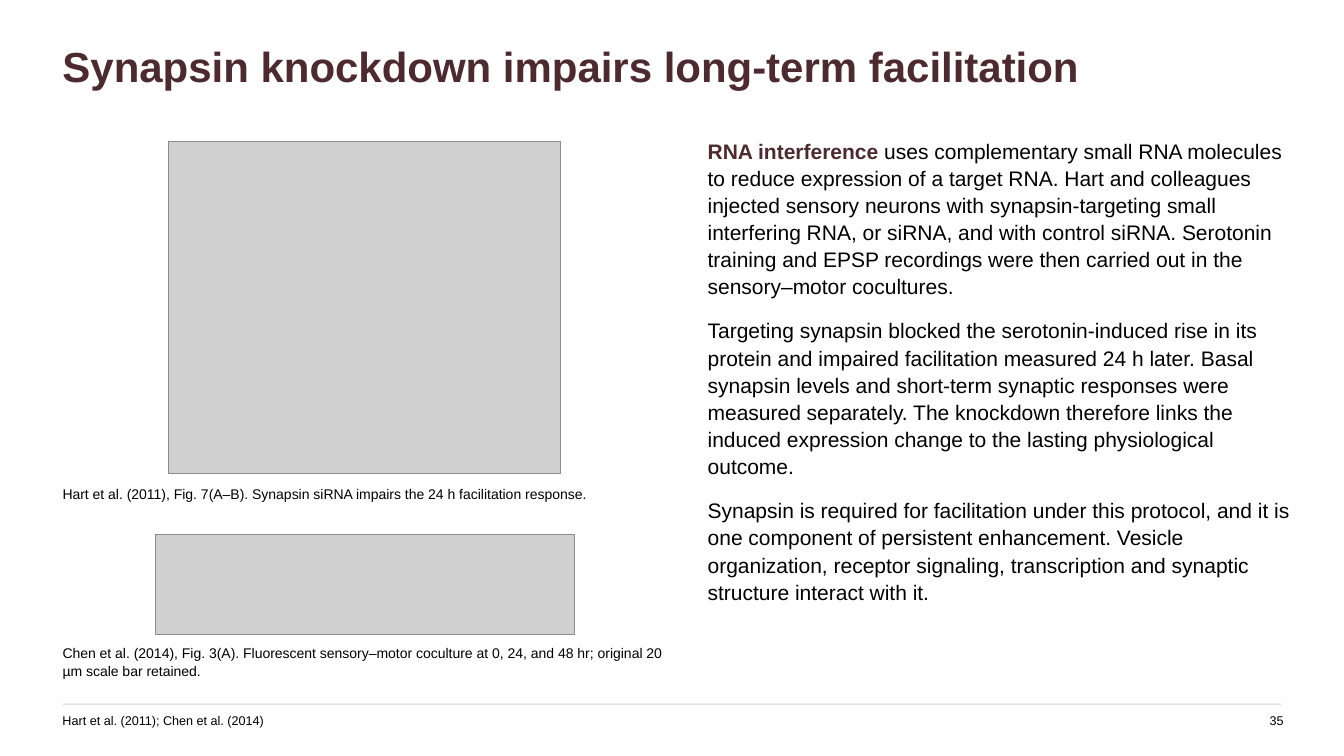
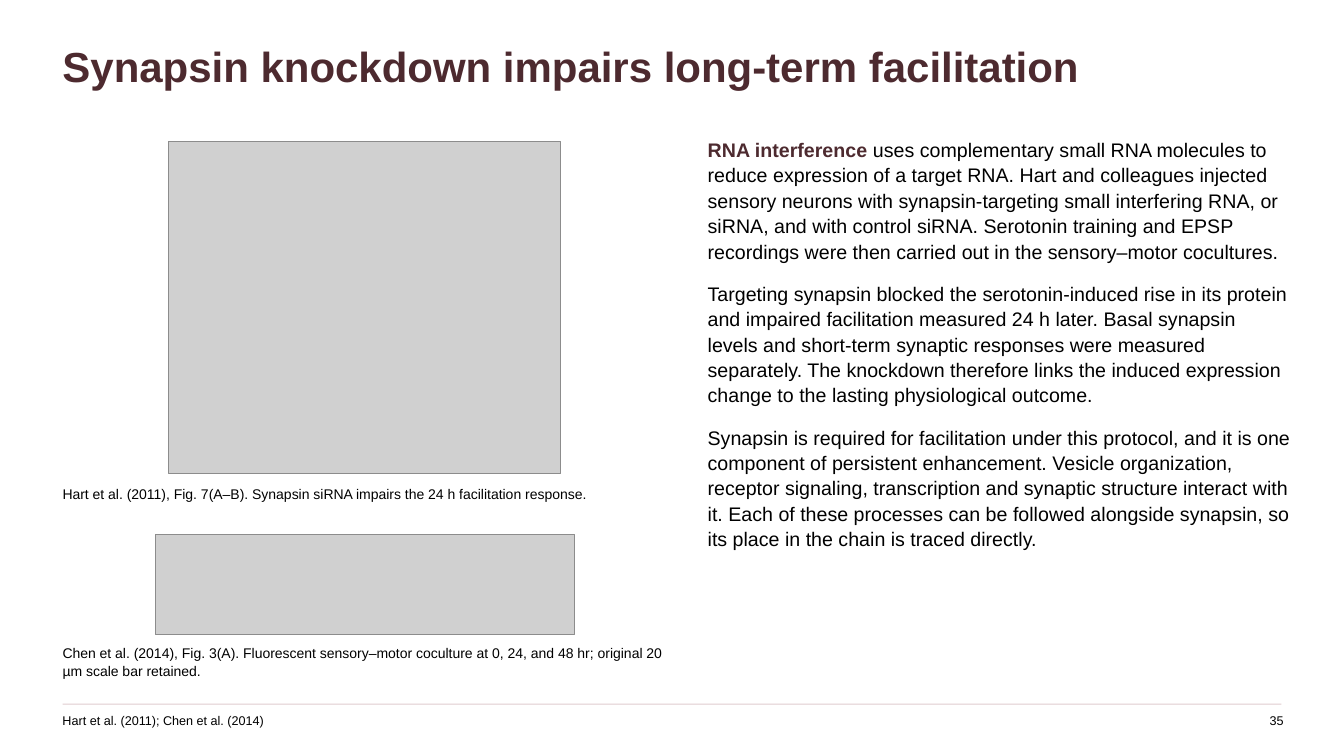
Before and after one commit to jordanxxlopez/NEUROETHOLOGY, a slide deck: slide 46 of scaffolded/Neuroethology_Lecture36_FA2026_SCAFFOLDED.pptx. Drawn at 1344x756 pixels with LibreOffice and Linux fonts; fonts in the diff are those of the drawing; grey boxes stand for pictures. Boxes give left, top, right and bottom in pixels: in the first picture for what was removed or moved away, otherwise in the second. Text is boxed around its words. In the diff, an @@ line names an element or a change of style, - is before the commit and + after.

```diff
--- a/scaffolded/Neuroethology_Lecture36_FA2026_SCAFFOLDED.pptx
+++ b/scaffolded/Neuroethology_Lecture36_FA2026_SCAFFOLDED.pptx
@@ text at [708,142,1287,406]: size 15 to 14 pt in "RNA interference uses complementary small RNA molecules ...", "Targeting synapsin blocked the serotonin-induced rise in ..." @@
@@ text at [708,430,1290,550]: text changed; size 15 to 14 pt @@
-Synapsin is required for facilitation under this protocol, and it is one component of persistent enhancement. Vesicle organization, receptor signaling, transcription and synaptic structure interact with it.
+Synapsin is required for facilitation under this protocol, and it is one component of persistent enhancement. Vesicle organization, receptor signaling, transcription and synaptic structure interact with it. Each of these processes can be followed alongside synapsin, so its place in the chain is traced directly.
```
Also in this commit, not shown: 41 other slides changed, 3 other files.
